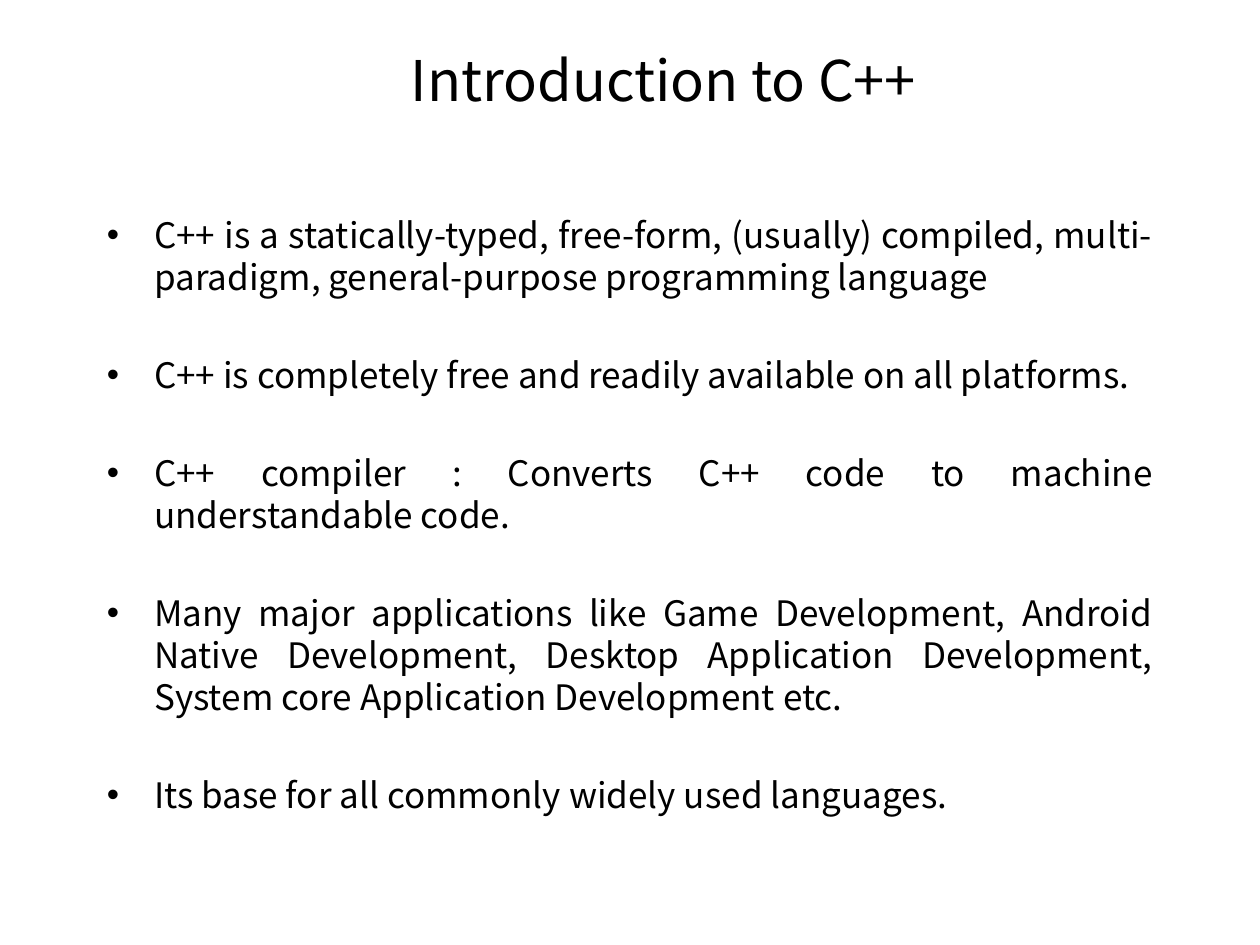
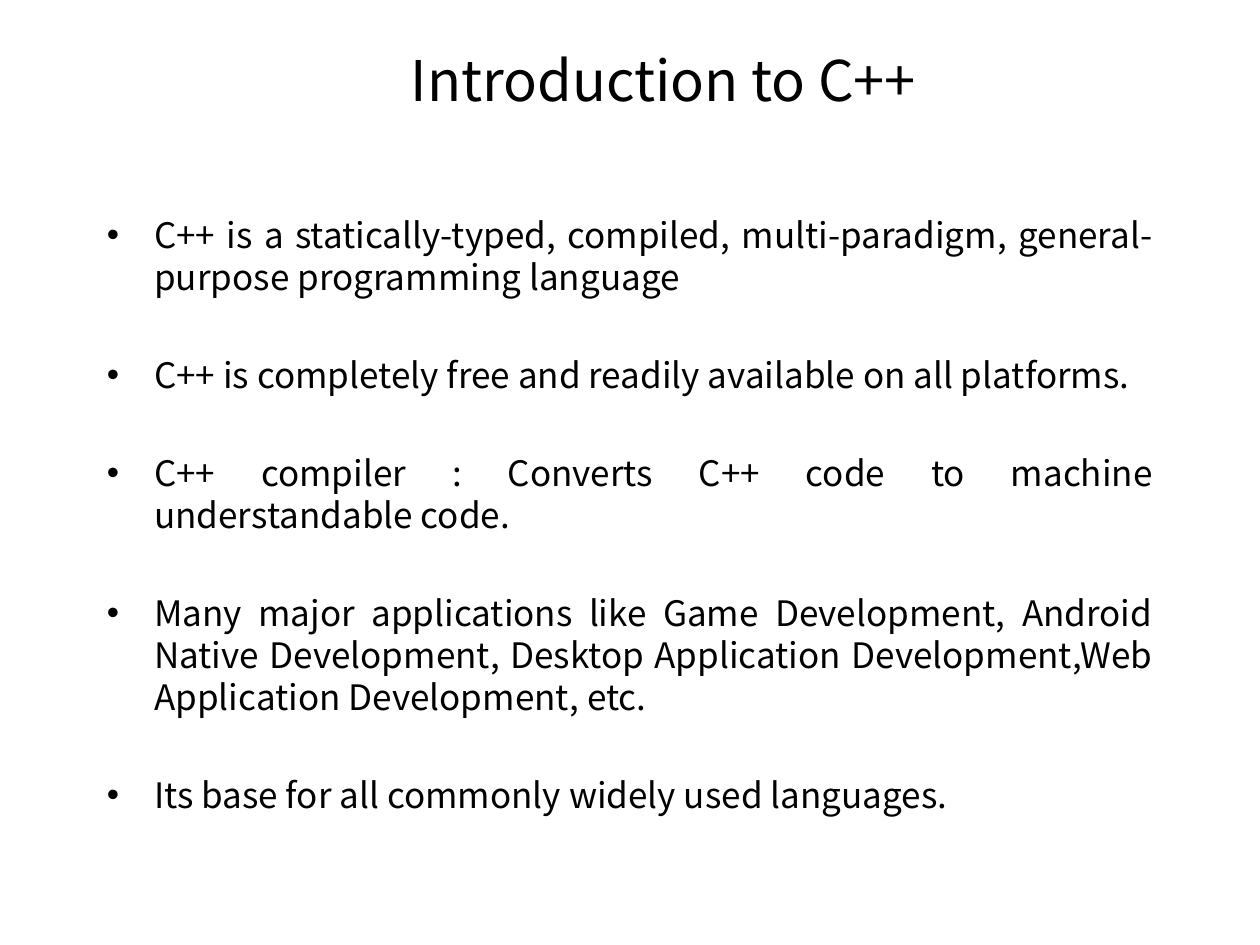
Before and after one commit to pankajfri/Training-Materials, a slide deck: slide 6 of Objected Oriented Programming Concepts Using C++ & Data Structures/Session-1.pptx. Drawn at 1260x945 pixels with LibreOffice and Linux fonts; fonts in the diff are those of the drawing. Boxes give left, top, right and bottom in pixels: in the first picture for what was removed or moved away, otherwise in the second. Text is boxed around its words. In the diff, an @@ line names an element or a change of style, - is before the commit and + after.

```diff
--- a/Objected Oriented Programming Concepts Using C++ & Data Structures/Session-1.pptx
+++ b/Objected Oriented Programming Concepts Using C++ & Data Structures/Session-1.pptx
@@ text at [154,220,1152,299]: text changed @@
-• C++ is a statically-typed, free-form, (usually) compiled, multi-paradigm, general-purpose programming language
+• C++ is a statically-typed, compiled, multi-paradigm, general-purpose programming language
@@ text at [154,598,1152,718]: text changed @@
-• Many major applications like Game Development, Android Native Development, Desktop Application Development, System core Application Development etc.
+• Many major applications like Game Development, Android Native Development, Desktop Application Development,Web Application Development, etc.
```
Also in this commit, not shown: 10 other slides changed, 1 slide removed, 1 other file.
